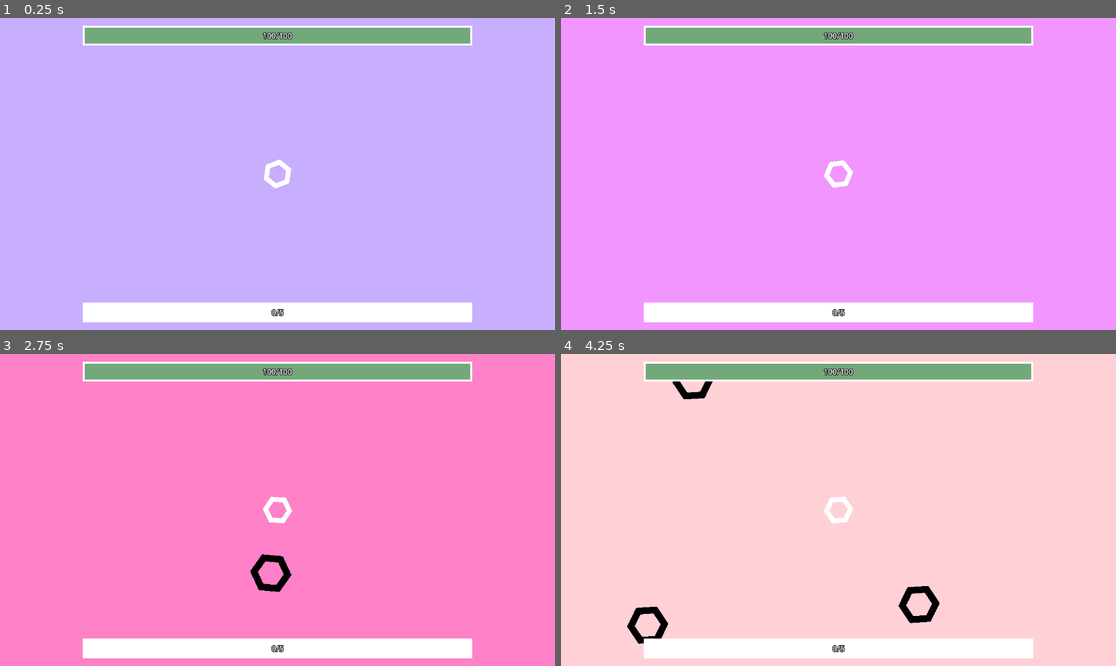
Above: before the commit, frames 1-4 (two rows, left to right).
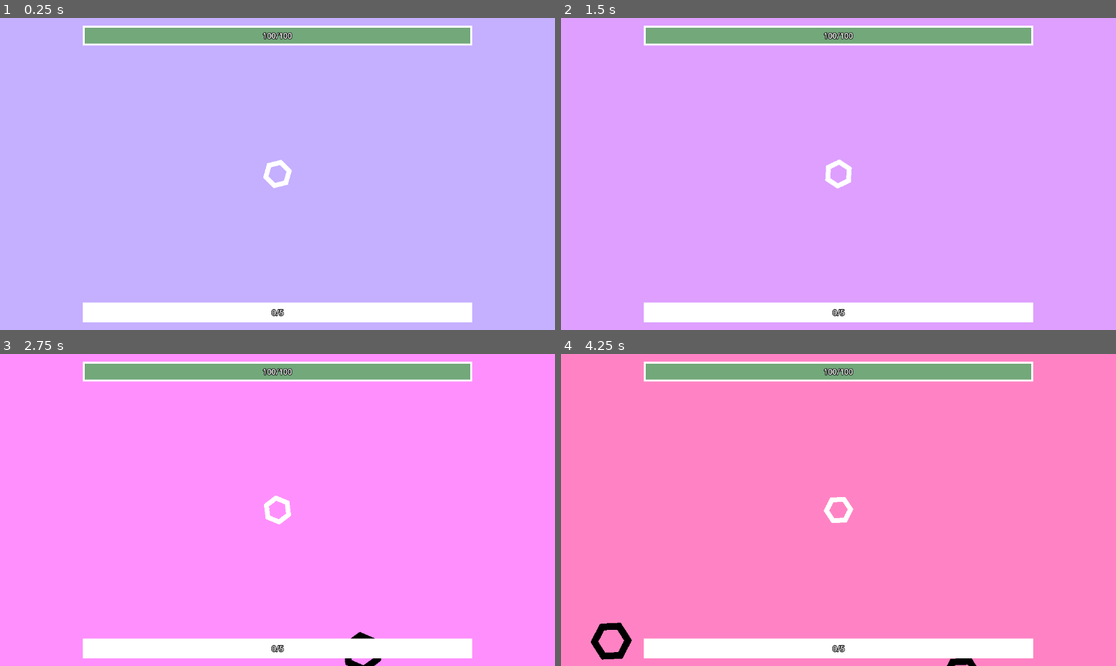
Above: after the commit, the same moments.

Repository: pharnisch/Hexagonal-Havoc
Game: Godot game, scene res://map_1.tscn
The game is run twice, just before and just after one commit, with the same random seed, the same clock (stepped at 60 frames per second) and the same inputs.
Inputs:
- Up to frame 1 (0.25 s): no input
- Up to frame 2 (1.5 s): hold Right (ui_right) 0.53-1.28 s; hold Down (ui_down) from 1.28 s (still down)
- Up to frame 3 (2.75 s): release Down (ui_down) at 2.03 s; hold Right (ui_right) from 2.03 s (still down)
- Up to frame 4 (4.25 s): release Right (ui_right) at 2.78 s; hold Up (ui_up) 2.78-3.53 s; hold Left (ui_left) from 3.53 s (still down)

The runs differ from the first frame. In frame 1, less than 0.1% of the frame differs, in the area x 47-53%, y 45-55%; in frame 2, less than 0.1%; in frame 3, 91%, in the area x 0-100%, y 0-100%; in frame 4, 91%.

Commit message:
.

Diff:
--- a/SkillSystem.gd
+++ b/SkillSystem.gd
@@ -129,7 +129,7 @@
 func offer_skill_upgrades():
 	self.offer_skill_upgrades_active = true
 	self.skill_points_spent += 1
-	if self.skill_points_spent in [5, 15, 30, 50, 75]:
+	if self.skill_points_spent in [5,15,25,35]:
 		var options = self.get_random_big_skill_options(3)
 		if options.size() == 0:
 			var minor_options = self.get_random_skill_options(3)
@@ -138,7 +138,7 @@
 			self.skill_container.display_options(minor_options)
 		else:
 			self.skill_container.display_options(options)
-	elif self.skill_points_spent in [1,40,60,80,100]:
+	elif self.skill_points_spent in [10,20,30,40,50]:
 		var options = self.get_random_element_skill_options(8)
 		if options.size() == 0:
 			var minor_options = self.get_random_skill_options(3)
@@ -175,19 +175,19 @@
 		circle = {
 			learned = true,
 
-			casting_speed = 0,
+			casting_speed = 5,
 			damage = 0,
 			crit = 0,
 			crit_factor = 0,
-			living_time = 0,
+			living_time = 5,
 			#ultimate_proc = 0,
 
 			#travel_speed = 500,
-			indestructable = 0,
+			indestructable = 5,
 			#growing_speed = 0.05,
-			attack_range = 0,
-			bounce = 0,
-			split = 0,
+			attack_range = 5,
+			bounce = 5,
+			split = 5,
 
 			element = null,
 		},
--- a/circle_bullet.gd
+++ b/circle_bullet.gd
@@ -33,7 +33,7 @@
 	if self.rng.randf_range(0,1) <= self.bounce:
 		var direction = Vector2(self.rng.randf_range(-1,1), self.rng.randf_range(-1,1)).normalized()
 		self.scaled_direction = direction * self.travel_speed
-	else:
+	if true:
 		for i in range(self.split):
 			var new_bullet = self.circle_bullet.instantiate()
 			var direction = Vector2(self.rng.randf_range(-1,1), self.rng.randf_range(-1,1)).normalized()
--- a/map_1.gd
+++ b/map_1.gd
@@ -21,14 +21,14 @@
 	self.wave_time = self.waves[self.wave_ind]["duration"]
 	self.wave_timer = 0
 
-	Engine.physics_ticks_per_second *= 1.5
-	Engine.time_scale *= 1.5
+	Engine.physics_ticks_per_second *= 1.
+	Engine.time_scale *= 1.
 
 # Called every frame. 'delta' is the elapsed time since the previous frame.
 func _physics_process(delta):
-	self.agony += delta*0.1
-	if self.agony > 1:
-		self.agony = 1
+	self.agony += delta*0.01
+	if self.agony > 5:
+		self.agony = 5
 
 	self.wave_timer += delta
 	if self.wave_timer >= self.wave_time:
@@ -51,9 +51,9 @@
 			for sp in spawn_positions:
 				var new_enemy = sub_wave["enemy_type"].instantiate()
 				new_enemy.walking_variant = sub_wave["walking_variant"]
-				new_enemy.melee_dmg *= (1 + (sub_wave["difficulty_scale"] - 1)/ 1.)
+				new_enemy.melee_dmg *= (1 + (sub_wave["difficulty_scale"] - 1)/ 5.)
 				new_enemy.exp_worth *= (1 + (sub_wave["difficulty_scale"] - 1)/ 1.5)
-				new_enemy.movement_speed_factor *= (1 + (sub_wave["difficulty_scale"] - 1)/ 8.)
+				new_enemy.movement_speed_factor *= (1 + (sub_wave["difficulty_scale"] - 1)/ 10.)
 
 				new_enemy.position = sp
 				self.add_child(new_enemy)
@@ -94,12 +94,12 @@
 	return chosen_locations
 
 func get_new_wave():
-	print("AGONY: ", self.agony)
+	#print("AGONY: ", self.agony)
 	var hp = get_node("Player").get_node("HealthPool")
-	var player_skill_estimate = hp.health/hp.max_health #(hp.health/hp.max_health + self.agony) / 2.
+	var hp_ratio = hp.health/hp.max_health #(hp.health/hp.max_health + self.agony) / 2.
 	var duration = 5 #self.rng.randi_range(5,20)
 	var shapes = [self.square_wave, self.circle_wave]
-	var difficulty_coefficient = 1 + wave_ind*wave_ind*wave_ind*wave_ind*0.0000001+ wave_ind * 0.075 + wave_ind * 0.01 * self.agony + wave_ind * 0.05 * player_skill_estimate
+	var difficulty_coefficient = 1 + wave_ind*wave_ind*wave_ind*wave_ind*0.0000001+ wave_ind * 0.05 + wave_ind * 0.1 * self.agony + wave_ind * 0.01 * hp_ratio
 	#print("difficulty: ", difficulty_coefficient)
 	var new_wave = {
 		"duration": duration,
@@ -107,7 +107,7 @@
 				{
 					"spawn_time": 0,
 					"enemy_type": self.hexagon_enemy,
-					"amount": 2 + round(difficulty_coefficient),
+					"amount": 2 + round(difficulty_coefficient/1.5),
 					"shape": shapes[self.rng.randi_range(0,shapes.size()-1)],
 					"shape_args": {"radius":600,"sep":100},
 					"walking_variant": self.rng.randi_range(1,4),
@@ -119,7 +119,7 @@
 
 func decrease_agony(delta):
 	#print("-=", delta * 0.001)
-	self.agony -= delta * 0.01
+	self.agony -= delta * 0.001
 	if self.agony < 0:
 		self.agony = 0
 
--- a/player.tscn
+++ b/player.tscn
@@ -34,7 +34,7 @@
 scale = Vector2(1.5, 1.5)
 
 [node name="AttackRangeCircle" parent="." instance=ExtResource("6_6pu1t")]
-scale = Vector2(1.25, 1.25)
+scale = Vector2(1.7, 1.7)
 
 [node name="HurtBox" parent="." instance=ExtResource("6_6pu1t")]
 scale = Vector2(0.33, 0.33)
--- a/weapon.gd
+++ b/weapon.gd
@@ -148,7 +148,7 @@
 	var new_bullet = bullet_template.instantiate()
 
 	if shoot_direction == null: # circle
-		new_bullet.damage = 10 * 10 * (1. + self.skill_state.circle.damage / 10. + self.skill_state.damage / 30.)
+		new_bullet.damage = 10 * 12 * (1. + self.skill_state.circle.damage / 10. + self.skill_state.damage / 30.)
 		var living_time_multiplier = (1. + self.skill_state.circle.living_time / 4. + self.skill_state.living_time / 8.)
 		var product = living_time_multiplier * 1
 		new_bullet.living_time = product
@@ -160,7 +160,7 @@
 		new_bullet.destructable = !(self.rng.randf_range(0,1) <= self.skill_state.circle.indestructable * 0.1)
 		new_bullet.split = self.skill_state.circle.split
 	else: # square
-		new_bullet.damage = 10 * 25 * (1 + self.skill_state.square.damage / 10. + self.skill_state.damage / 30.)
+		new_bullet.damage = 10 * 20 * (1 + self.skill_state.square.damage / 10. + self.skill_state.damage / 30.)
 		new_bullet.living_time = 2 * (1 + self.skill_state.square.living_time / 4. + self.skill_state.living_time / 8.)
 		new_bullet.crit = 0.05 + 1. * (self.skill_state.square.crit / 8. + self.skill_state.crit / 20.)
 		new_bullet.crit_factor = 1.5 * (1 + self.skill_state.square.crit_factor / 5. + self.skill_state.crit_factor / 10.)
